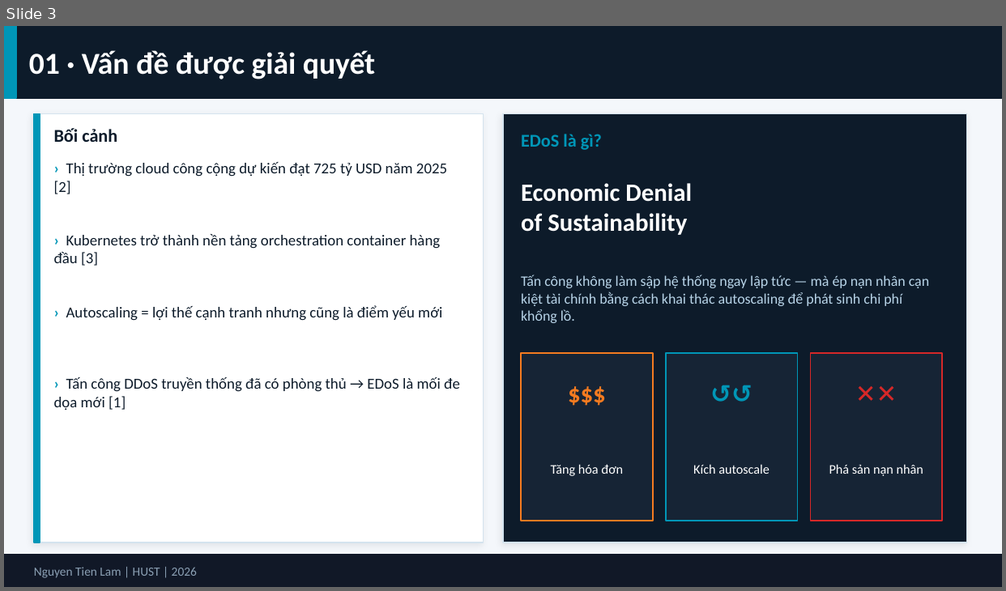
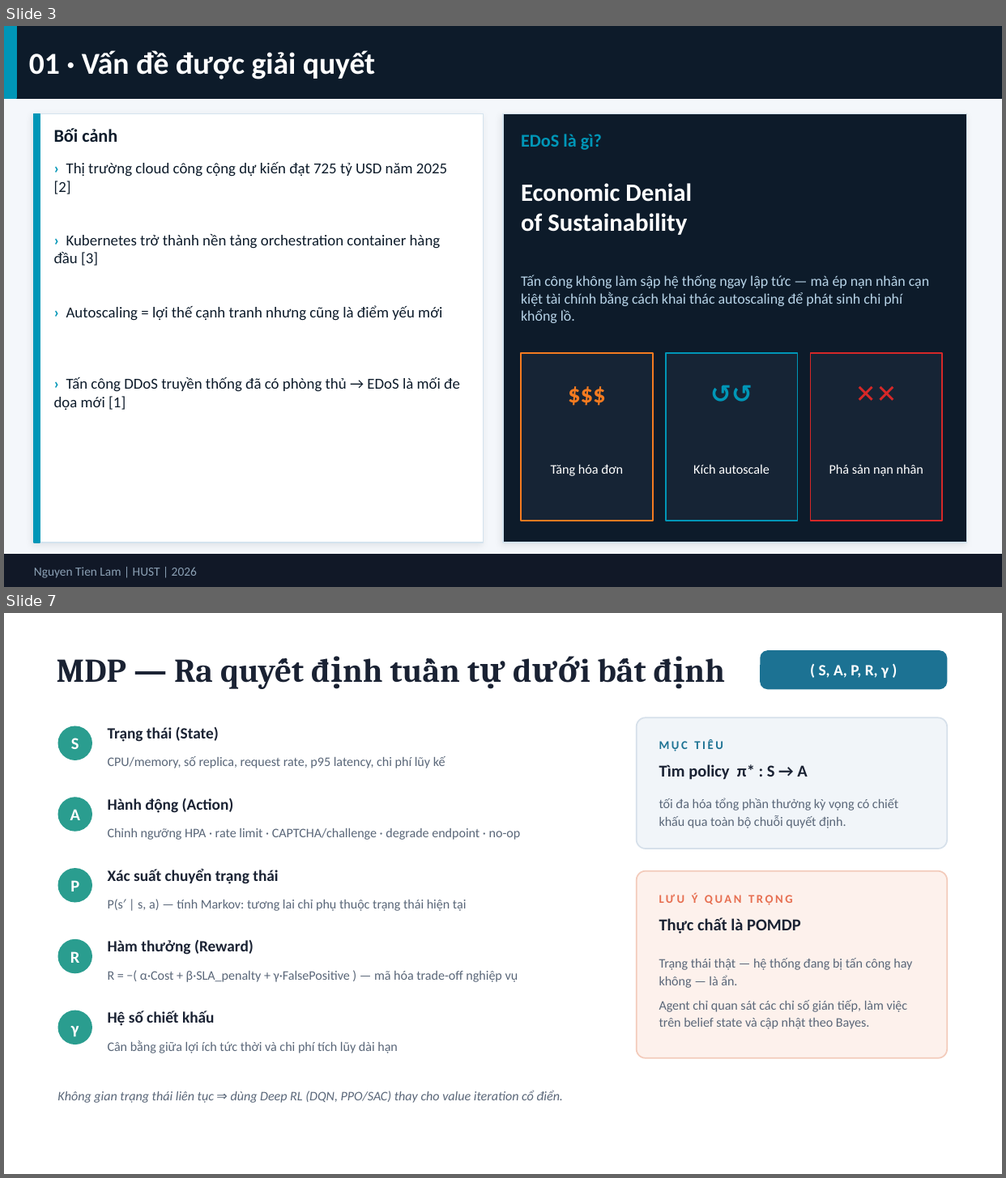
Before and after one commit to tienlamict/edos-demo, a slide deck: report/edos_slide.pptx. Shown one above the other, each under a label of ours: slide 3 before the commit, slides 3 and 7 after it; the slides between them are not shown. The pictures are 1006x591 and 1006x1178 pixels, drawn with LibreOffice and Linux fonts; fonts in the diff are those of the drawing. Boxes give left, top, right and bottom in pixels: in the first picture for what was removed or moved away, otherwise in the second. Text is boxed around its words. In the diff, an @@ line names an element or a change of style, - is before the commit and + after.

```diff
--- a/report/edos_slide.pptx
+++ b/report/edos_slide.pptx
@@ slide 7 added at (4,613,1002,1174), background #FFFFFF @@
@@ text added at (57,659,213,683), 24 pt, text #1A2233, bold @@
+MDP — Ra quyết định tuần tự dưới bất định
@@ rounded rectangle added at (761,651,948,690), fill #1C7293 @@
@@ text added at (819,665,889,678), 11.2 pt, text #FFFFFF, bold @@
+( S, A, P, R, γ )
@@ ellipse added at (58,726,91,760), fill #2A9D8F @@
@@ text added at (108,727,219,742), 11.2 pt, text #1A2233, bold @@
+Trạng thái (State)
@@ rounded rectangle added at (637,717,947,849), fill #F1F5F9, outline #D6E0EA 1 pt @@
@@ text added at (71,738,79,749), 12 pt, text #FFFFFF, bold @@
+S
@@ text added at (108,756,445,769), 9.4 pt, text #5A6779 @@
+CPU/memory, số replica, request rate, p95 latency, chi phí lũy kế
@@ text added at (659,739,723,752), 8.6 pt, text #1C7293, bold @@
+MỤC TIÊU
@@ text added at (659,764,807,780), 12 pt, text #1A2233, bold @@
+Tìm policy π* : S → A
@@ ellipse added at (58,797,91,831), fill #2A9D8F @@
@@ text added at (108,798,234,813), 11.2 pt, text #1A2233, bold @@
+Hành động (Action)
@@ text added at (659,798,898,828), 9.4 pt, text #5A6779 @@
+tối đa hóa tổng phần thưởng kỳ vọng có chiết khấu qua toàn bộ chuỗi quyết định.
@@ text added at (70,809,80,820), 12 pt, text #FFFFFF, bold @@
+A
@@ text added at (108,828,521,840), 9.4 pt, text #5A6779 @@
+Chỉnh ngưỡng HPA · rate limit · CAPTCHA/challenge · degrade endpoint · no-op
@@ ellipse added at (58,868,91,902), fill #2A9D8F @@
@@ text added at (108,869,278,884), 11.2 pt, text #1A2233, bold @@
+Xác suất chuyển trạng thái
@@ rounded rectangle added at (637,871,947,1059), fill #FDF1EC, outline #F3CBBB 1 pt @@
@@ text added at (70,880,79,892), 12 pt, text #FFFFFF, bold @@
+P
@@ text added at (108,899,467,911), 9.4 pt, text #5A6779 @@
+P(s′ | s, a) — tính Markov: tương lai chỉ phụ thuộc trạng thái hiện tại
@@ text added at (659,893,793,905), 8.6 pt, text #E76F51, bold @@
+LƯU Ý QUAN TRỌNG
@@ text added at (659,918,801,934), 12 pt, text #1A2233, bold @@
+Thực chất là POMDP
@@ ellipse added at (58,939,91,973), fill #2A9D8F @@
@@ text added at (70,952,80,963), 12 pt, text #FFFFFF, bold @@
+R
@@ text added at (108,940,253,955), 11.2 pt, text #1A2233, bold @@
+Hàm thưởng (Reward)
@@ text added at (108,971,518,982), 9.4 pt, text #5A6779 @@
+R = −( α·Cost + β·SLA_penalty + γ·FalsePositive ) — mã hóa trade-off nghiệp vụ
@@ text added at (659,958,912,1029), 9.4 pt, text #5A6779 @@
+Trạng thái thật — hệ thống đang bị tấn công hay không — là ẩn.
+Agent chỉ quan sát các chỉ số gián tiếp, làm việc trên belief state và cập nhật theo Bayes.
@@ ellipse added at (58,1010,91,1044), fill #2A9D8F @@
@@ text added at (108,1011,215,1026), 11.2 pt, text #1A2233, bold @@
+Hệ số chiết khấu
@@ text added at (71,1026,79,1037), 12 pt, text #FFFFFF, bold @@
+γ
@@ text added at (108,1041,398,1054), 9.4 pt, text #5A6779 @@
+Cân bằng giữa lợi ích tức thời và chi phí tích lũy dài hạn
@@ text added at (57,1090,563,1103), 9.4 pt, text #5A6779, italic @@
+Không gian trạng thái liên tục ⇒ dùng Deep RL (DQN, PPO/SAC) thay cho value iteration cổ điển.
```
Also in this commit, not shown: 7 slides changed, 4 other slides added, 2 slides removed.
